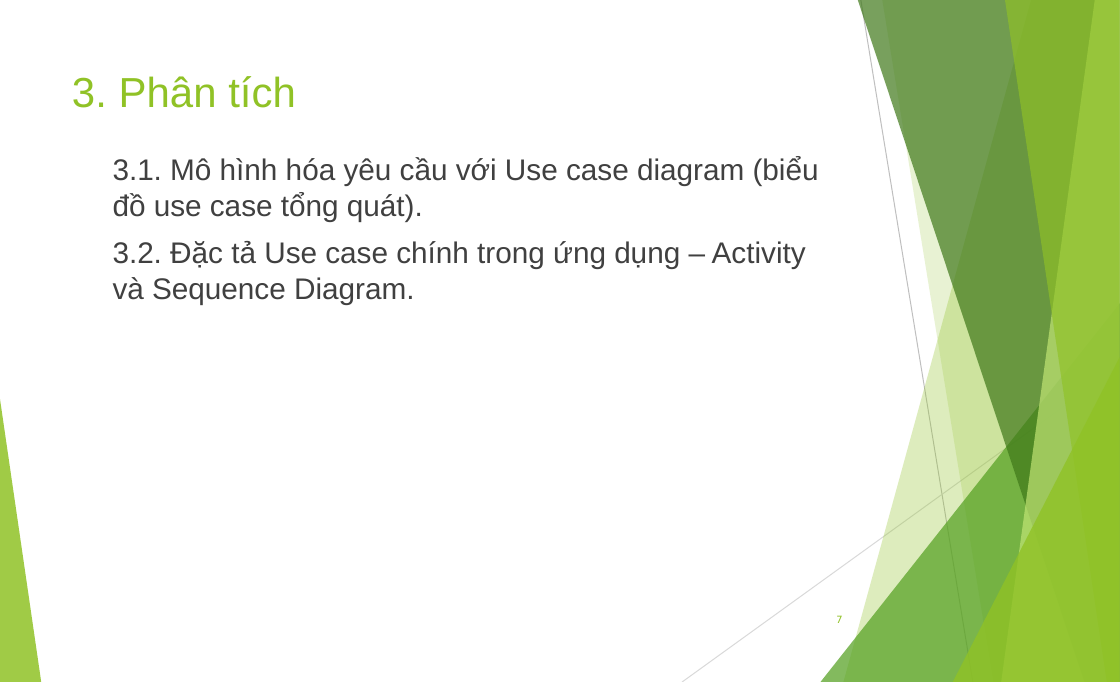
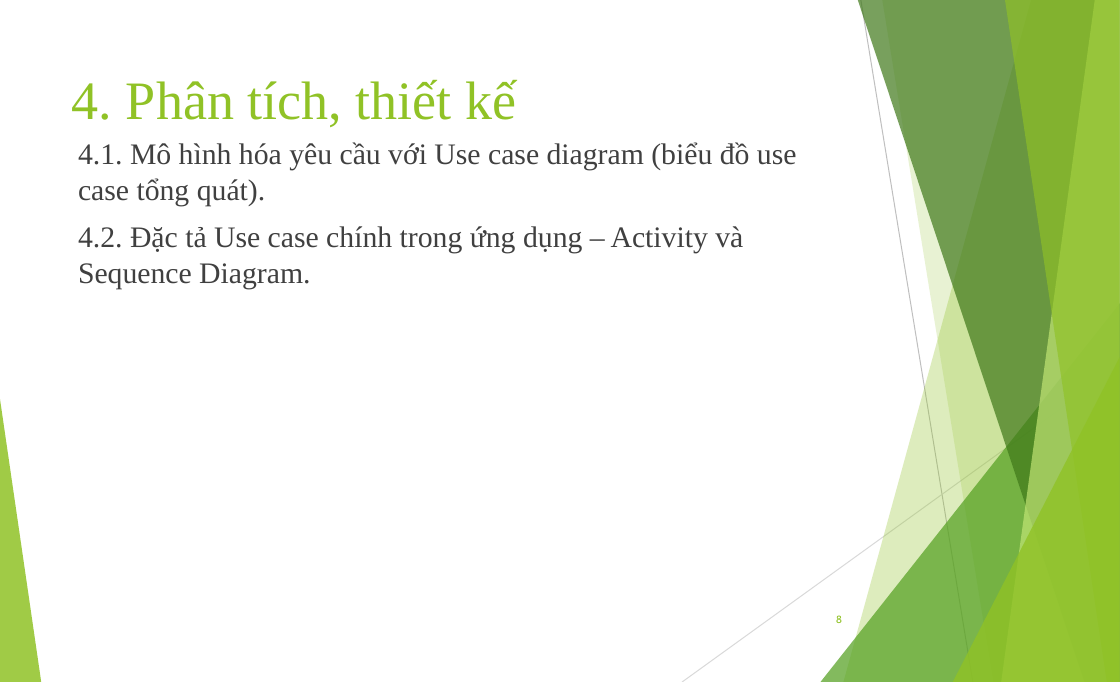
Before and after one commit to andy3520/intern-final-doc, a slide deck: slide 8 of doc/DOANTOTNGIEP.pptx (slide 7 before the commit). Drawn at 1120x682 pixels with LibreOffice and Linux fonts; fonts in the diff are those of the drawing. Boxes give left, top, right and bottom in pixels: in the first picture for what was removed or moved away, otherwise in the second. Text is boxed around its words. In the diff, an @@ line names an element or a change of style, - is before the commit and + after.

Commit message:
update ppt

```diff
--- a/doc/DOANTOTNGIEP.pptx
+++ b/doc/DOANTOTNGIEP.pptx
@@ title at <box>72,79,516,127</box>: text changed; size 31.1 to 40 pt; font Arial to Times New Roman @@
-3. Phân tích
+4. Phân tích, thiết kế
@@ text at <box>78,142,797,289</box>: text changed; font Arial to Times New Roman @@
-3.1. Mô hình hóa yêu cầu với Use case diagram (biểu đồ use case tổng quát).
-3.2. Đặc tả Use case chính trong ứng dụng – Activity và Sequence Diagram.
+4.1. Mô hình hóa yêu cầu với Use case diagram (biểu đồ use case tổng quát).
+4.2. Đặc tả Use case chính trong ứng dụng – Activity và Sequence Diagram.
@@ page number at <box>836,615,842,623</box>: text changed @@
-7
+8
```
Also in this commit, not shown: 10 other slides changed, 13 slides added, 9 slides removed.
